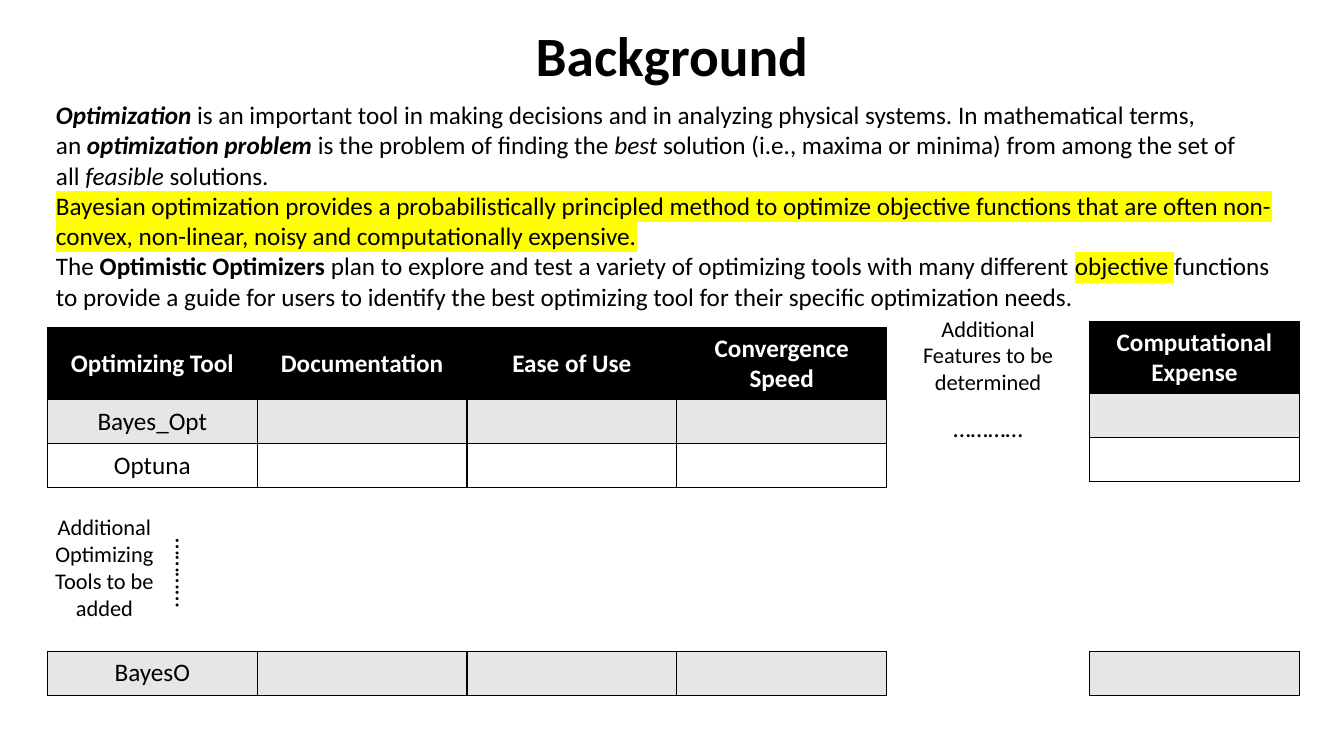
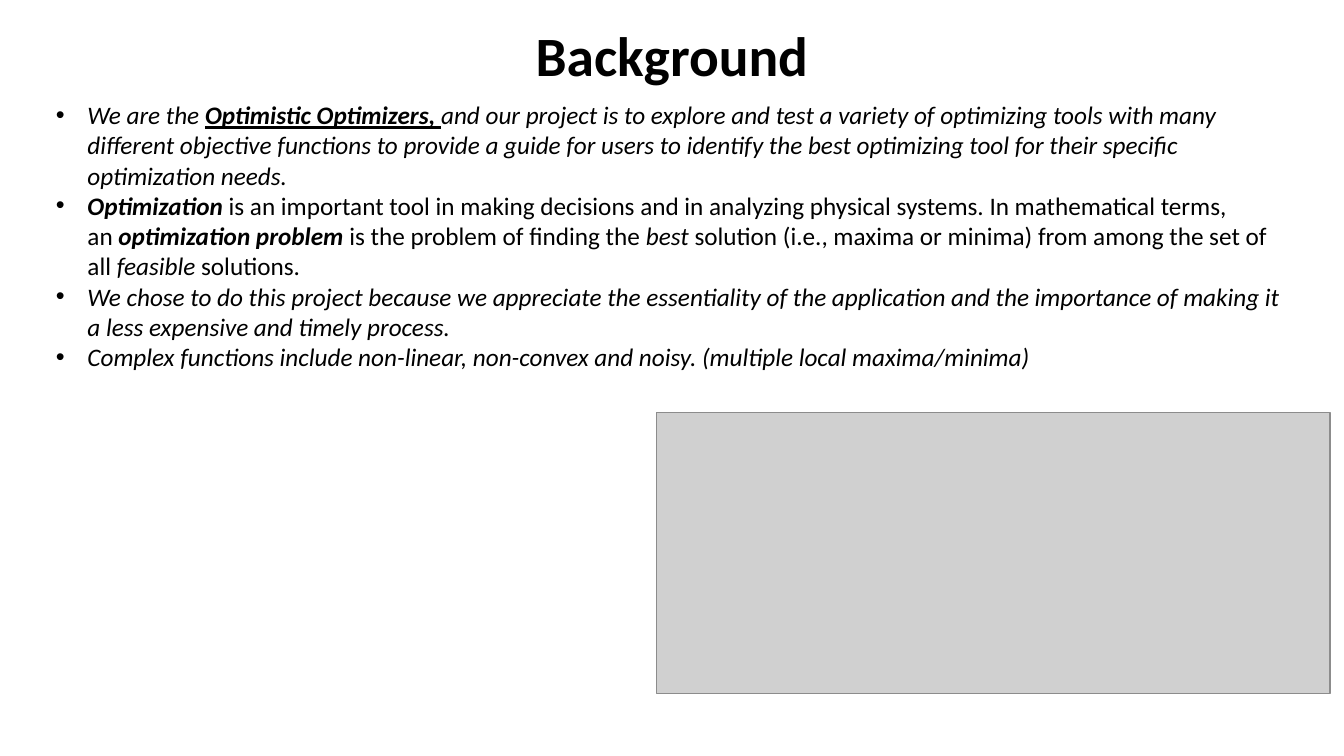
Before and after one commit to Optimistic-Optimizers/Black-Box-Optimization, a slide deck: slide 2 of Exploring Various Optimizers (1).pptx. Drawn at 1344x756 pixels with LibreOffice and Linux fonts; fonts in the diff are those of the drawing; grey boxes stand for pictures. Boxes give left, top, right and bottom in pixels: in the first picture for what was removed or moved away, otherwise in the second. Text is boxed around its words. In the diff, an @@ line names an element or a change of style, - is before the commit and + after.

```diff
--- a/Exploring Various Optimizers (1).pptx
+++ b/Exploring Various Optimizers (1).pptx
@@ text at [87, 106, 1216, 189]: paragraph added @@
+• We are the Optimistic Optimizers, and our project is to explore and test a variety of optimizing tools with many different objective functions to provide a guide for users to identify the best optimizing tool for their specific optimization needs.
@@ text at [87, 197, 1267, 278]: bullet none to • @@
@@ text at [87, 288, 1279, 370]: text changed; italic on @@
-Bayesian optimization provides a probabilistically principled method to optimize objective functions that are often non-convex, non-linear, noisy and computationally expensive.
-The Optimistic Optimizers plan to explore and test a variety of optimizing tools with many different objective functions to provide a guide for users to identify the best optimizing tool for their specific optimization needs.
+• We chose to do this project because we appreciate the essentiality of the application and the importance of making it a less expensive and timely process.
+• Complex functions include non-linear, non-convex and noisy. (multiple local maxima/minima)
@@ table removed at [47, 328, 886, 487], 3 rows, 4 columns @@
-Optimizing Tool | Documentation | Ease of Use | Convergence Speed
-Bayes_Opt |  |  | 
-Optuna |  |  | 
@@ text removed at [923, 321, 1053, 390] @@
-Additional Features to be determined
@@ table removed at [1090, 322, 1300, 481], 3 rows, 1 columns @@
-Computational Expense
-
-
@@ picture added at [656, 412, 1330, 694] @@
@@ text removed at [934, 407, 1043, 450] @@
-…………
@@ text removed at [55, 519, 154, 616] @@
-Additional Optimizing Tools to be added
@@ text removed at [163, 518, 206, 627] @@
-…………
@@ table removed at [47, 651, 886, 696], 1 rows, 4 columns @@
-BayesO |  |  | 
@@ table removed at [1090, 651, 1300, 696], 1 rows, 1 columns @@
-
```
Also in this commit, not shown: 1 slide removed.
